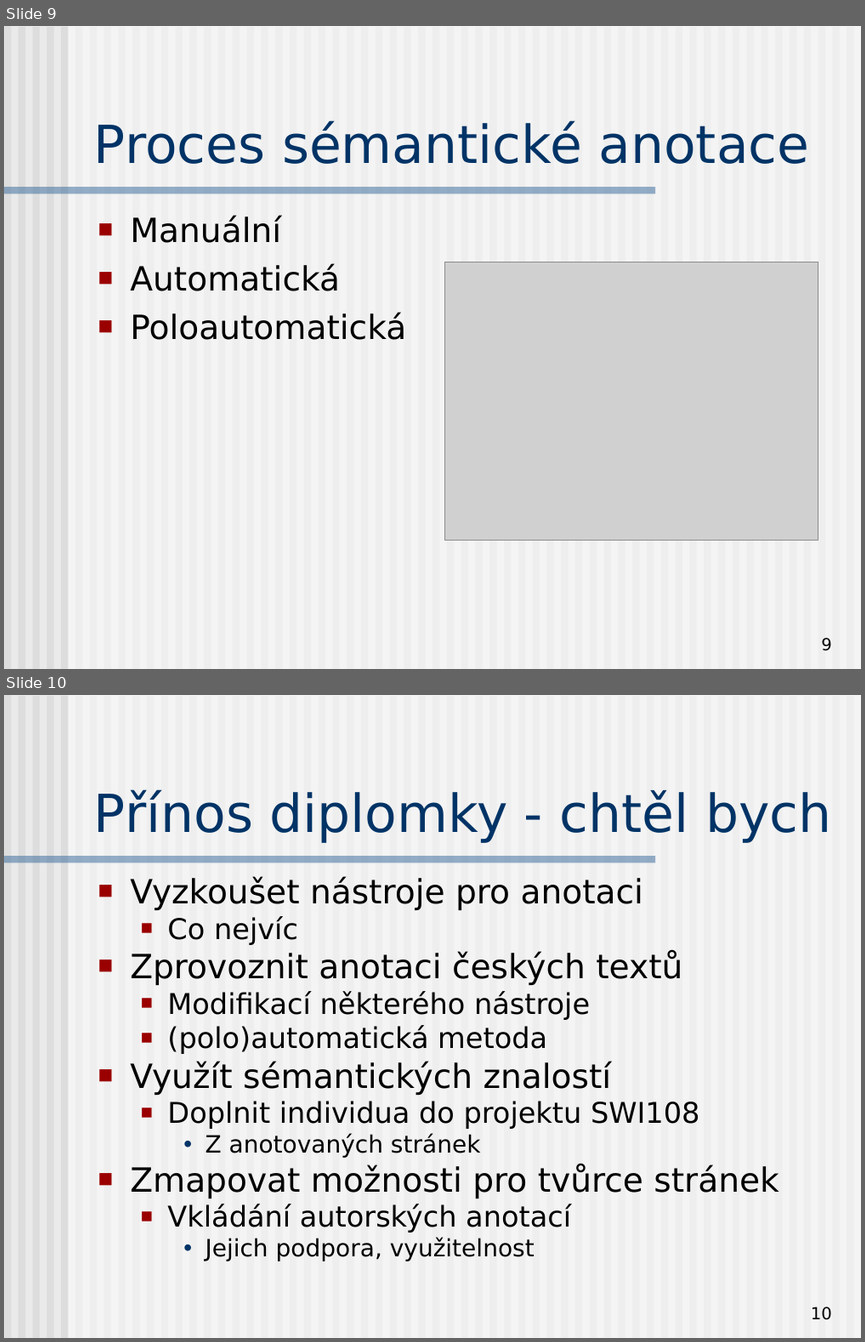
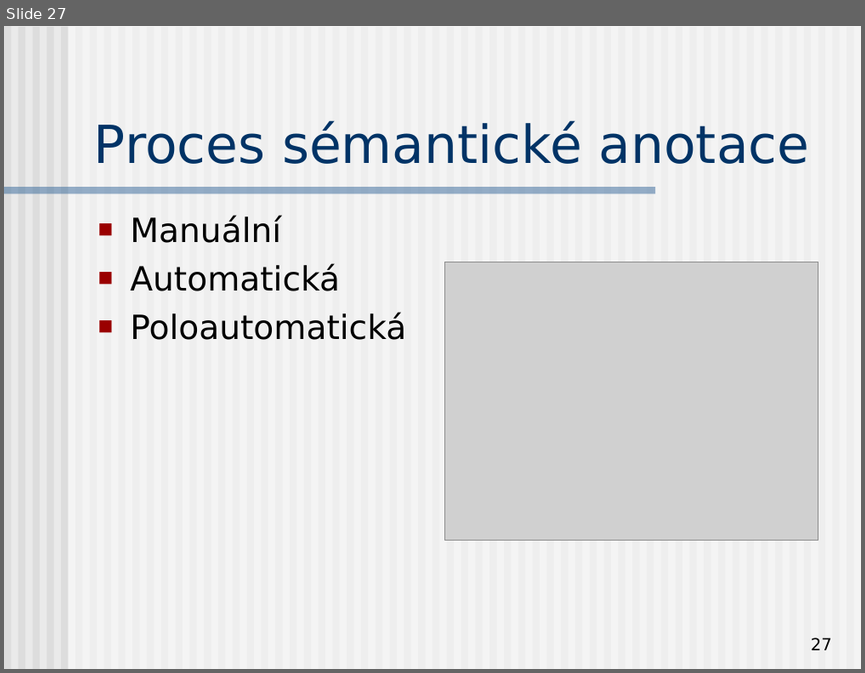
Before and after one commit to BackupTheBerlios/czsem-svn, a slide deck: trunk/docs/Presentation/dedek_czsem_obhajoba.ppt. Shown one above the other, each under a label of ours: slides 9 and 10 before the commit, slide 27 after it. The pictures are 865x1342 and 865x673 pixels, drawn with LibreOffice and Linux fonts; fonts in the diff are those of the drawing; grey boxes stand for pictures. Boxes give left, top, right and bottom in pixels: in the first picture for what was removed or moved away, otherwise in the second. Text is boxed around its words. In the diff, an @@ line names an element or a change of style, - is before the commit and + after.

```diff
--- a/trunk/docs/Presentation/dedek_czsem_obhajoba.ppt
+++ b/trunk/docs/Presentation/dedek_czsem_obhajoba.ppt
@@ slide 10 removed at [4,695,861,1338], background #EAEAEA; not listed: 62 template elements that a slide beside it also shows @@
@@ title removed at [94,789,831,843] @@
-Přínos diplomky - chtěl bych
@@ text removed at [130,876,778,1261] @@
-■ Vyzkoušet nástroje pro anotaci
-  ■ Co nejvíc
-■ Zprovoznit anotaci českých textů
-  ■ Modifikací některého nástroje
-  ■ (polo)automatická metoda
-■ Využít sémantických znalostí
-  ■ Doplnit individua do projektu SWI108
-    • Z anotovaných stránek
-■ Zmapovat možnosti pro tvůrce stránek
-  ■ Vkládání autorských anotací
-    • Jejich podpora, využitelnost
@@ page number removed at [811,1306,832,1320] @@
-10
@@ what was slide 9 is now slide 27 @@
@@ page number at [811,637,832,650]: text changed @@
-9
+27
```
Also in this commit, not shown: 3 slides changed, 19 slides added, 1 other slide removed.
